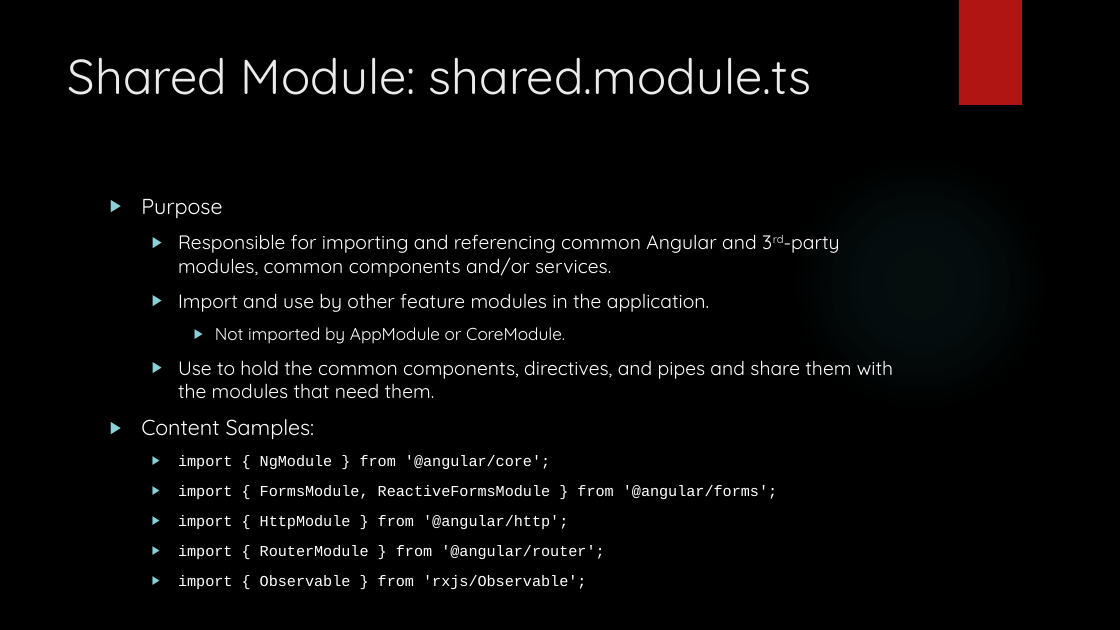
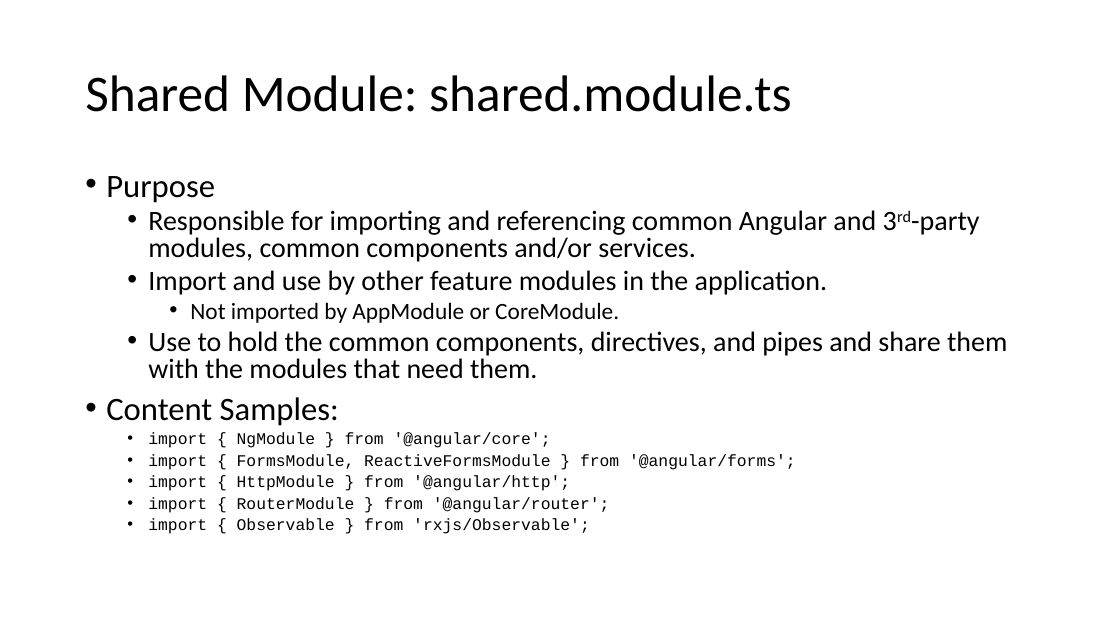
Before and after one commit to buildmotion/custom-angular-modules, a slide deck: slide 20 of presentation/custom-angular-modules.pptx. Drawn at 1120x630 pixels with LibreOffice and Linux fonts; fonts in the diff are those of the drawing; background and template pictures are left out. Boxes give left, top, right and bottom in pixels: in the first picture for what was removed or moved away, otherwise in the second. Text is boxed around its words. In the diff, an @@ line names an element or a change of style, - is before the commit and + after.

```diff
--- a/presentation/custom-angular-modules.pptx
+++ b/presentation/custom-angular-modules.pptx
@@ background picture (left out) to #FFFFFF @@
@@ rectangle removed at bbox=[959, 0, 1022, 105] @@
@@ title "Shared Module: shared.module.ts": place and size @@
-title "Shared Module: shared.module.ts" at bbox=[68, 57, 812, 95]
+title "Shared Module: shared.module.ts" at bbox=[85, 75, 792, 112]
@@ title "Shared Module: shared.module.ts" at bbox=[85, 75, 792, 112]: size 42 to 44 pt, font Quicksand to Calibri, text colour #EBEBEB to #000000; line spacing 1 to 0.9; vertical alignment top to middle @@
@@ text "Purpose": place and size @@
-text "Purpose" at bbox=[141, 199, 893, 586]
+text "Purpose" at bbox=[106, 176, 1007, 534]
@@ text "Purpose" at bbox=[106, 176, 1007, 534]: size 18.5 to 28 pt in "Purpose", "Content Samples:"; font Quicksand to Calibri in "Purpose", "Responsible for importing and referencing common Angular ...", "Import and use by other feature modules ...", "Not imported by AppModule or CoreModule." and 2 more places; text colour #FFFFFF to #000000; size 16.6 to 24 pt in "Responsible for importing and referencing common Angular ...", "Import and use by other feature modules ...", "Use to hold the common components, directives, ..."; size 14.8 to 20 pt in "Not imported by AppModule or CoreModule."; size 12.9 to 14 pt in "import { NgModule } from '@angular/core';", "import { FormsModule, ReactiveFormsModule } from '@angular/f ...", "import { HttpModule } from '@angular/http';", "import { RouterModule } from '@angular/router';" and 1 more places; bullet ▶ to •; line spacing 1 to 0.8; less space between paragraphs @@
@@ ellipse removed at bbox=[791, 154, 1049, 413] @@
```
Also in this commit, not shown: 42 other slides changed, 5 slides added, 20 slides removed, 2 other files.
